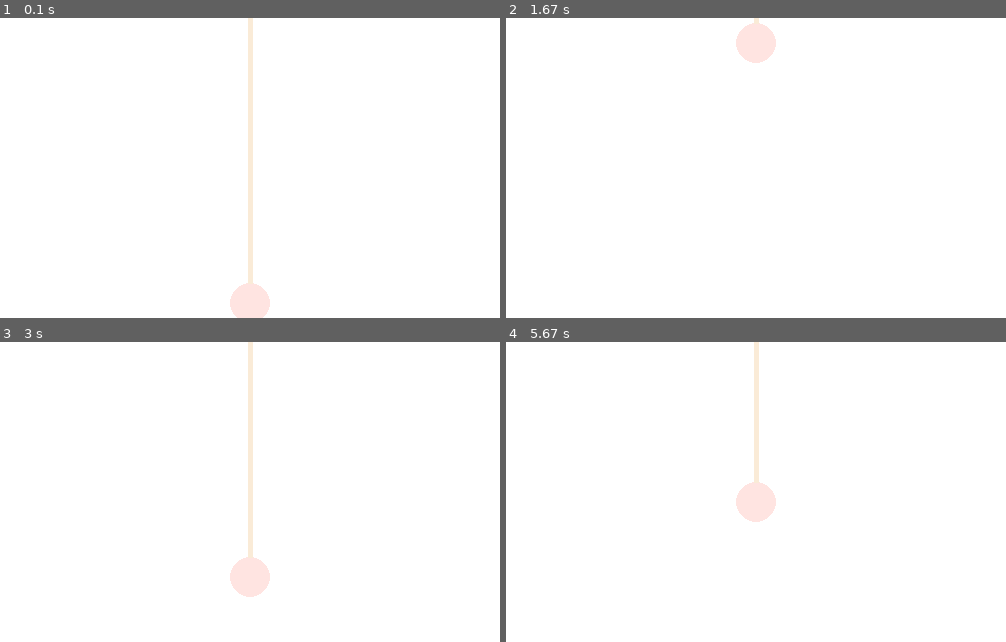
Above: before the commit, frames 1-4 (two rows, left to right).
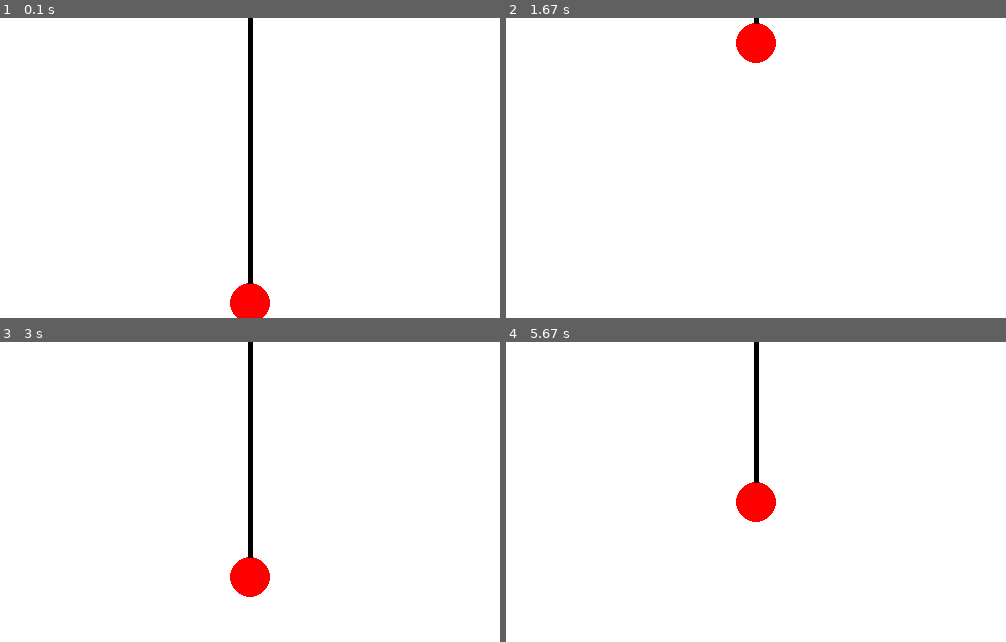
Above: after the commit, the same moments.

Repository: Kristal1ik/yoyo
Game: pygame game, started from yoyo.py
Same seed, same stepped clock (60 frames per second), same inputs: the game is played once before the commit and once after it.
Inputs:
- Up to frame 1 (0.1 s): no input
- Up to frame 2 (1.67 s): no input
- Up to frame 3 (3 s): no input
- Up to frame 4 (5.67 s): no input

The runs differ from the first frame. In frame 1, 1.6% of the frame differs, in the area x 46-54%, y 0-100%; in frame 2, 0.8%; in frame 3, 1.5%; in frame 4, 1.3%.

Commit message:
change_colors

Diff:
--- a/yoyo.py
+++ b/yoyo.py
@@ -5,8 +5,10 @@
     width = 500
     height = 300
     white = (255, 255, 255)
-    pink = (255, 228, 225)
-    beige = (250, 235, 215)
+    # pink = (255, 228, 225)
+    pink = (255, 0, 0)
+    # beige = (250, 235, 215)
+    beige = (0,0,0)
     speed = 5
     r = 20
 
